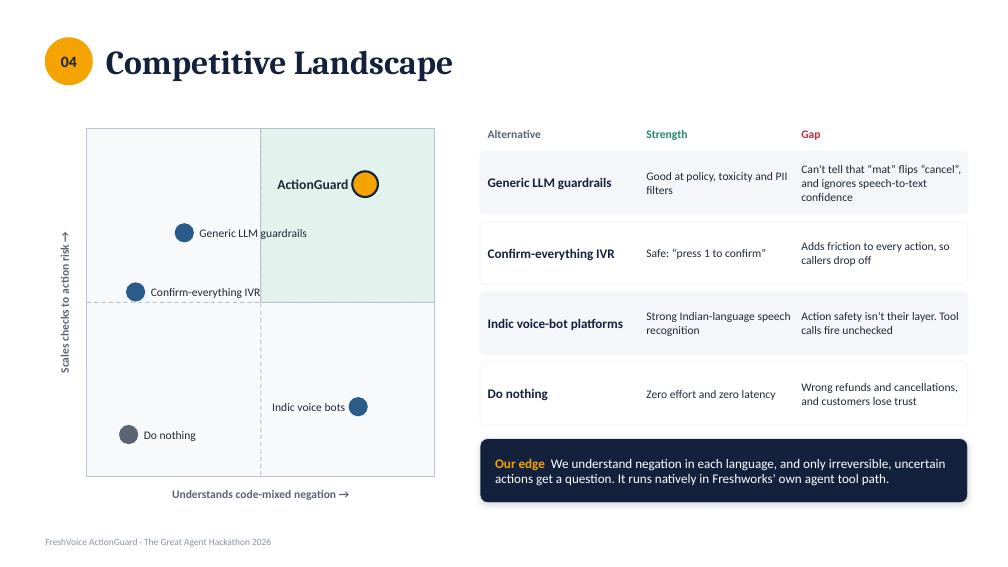
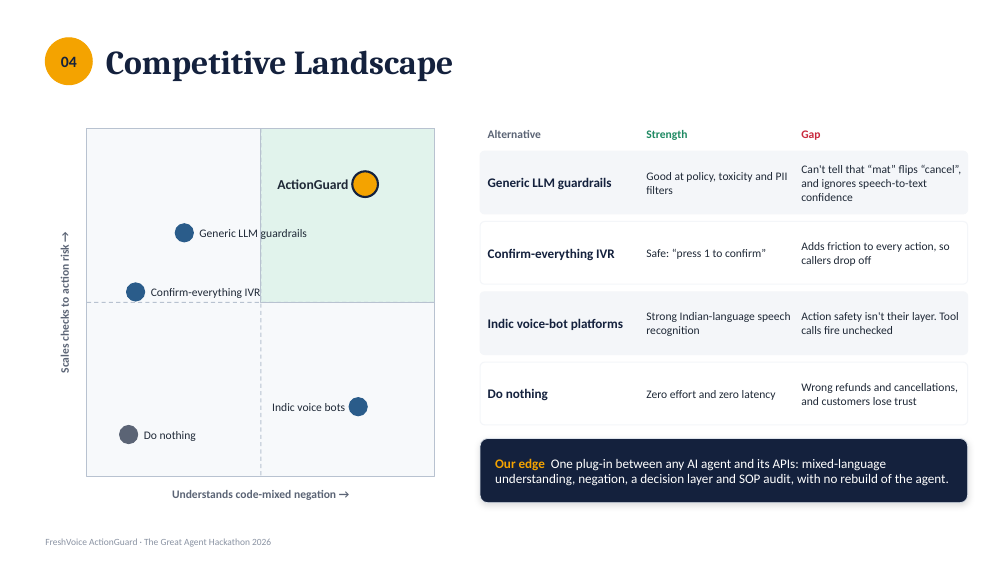
Before and after one commit to ramanathanmani/great-agent-hackathon-2026, a slide deck: slide 6 of docs/presentation/ActionGuard-Business-Case.pptx. Drawn at 1008x567 pixels with LibreOffice and Linux fonts; fonts in the diff are those of the drawing. Boxes give left, top, right and bottom in pixels: in the first picture for what was removed or moved away, otherwise in the second. Text is boxed around its words. In the diff, an @@ line names an element or a change of style, - is before the commit and + after.

```diff
--- a/docs/presentation/ActionGuard-Business-Case.pptx
+++ b/docs/presentation/ActionGuard-Business-Case.pptx
@@ text at bbox=[495, 458, 949, 486]: text changed @@
-Our edge We understand negation in each language, and only irreversible, uncertain actions get a question. It runs natively in Freshworks' own agent tool path.
+Our edge One plug-in between any AI agent and its APIs: mixed-language understanding, negation, a decision layer and SOP audit, with no rebuild of the agent.
```
Also in this commit, not shown: 10 other slides changed, 6 slides added, 2 slides removed, 1 other file.
